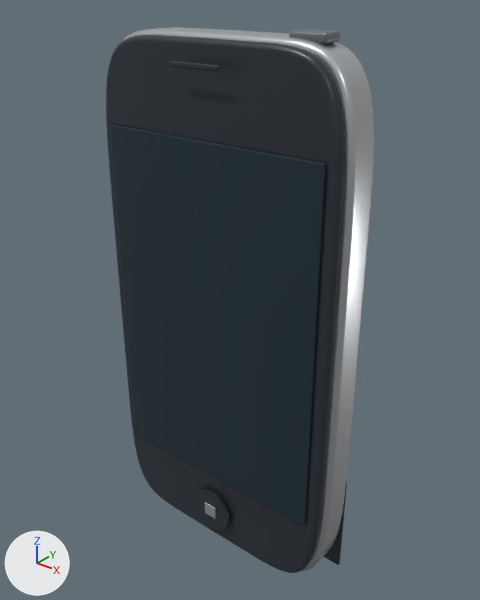
What one commit did to the glTF model dist/models/iphone-collection.glb.
One viewpoint serves both versions: a 50 mm camera at (2.88, -3.47, 2.36) aimed at (0.04, 0.08, 0.16). The lights are fixed; the arrows at lower left show +X, +Y and +Z. The picture after the commit comes second. Where no turn or scale is listed for an object, it has been applied to the vertices. Vertices at exactly the same position are counted once.

Names of what the first picture shows: 'Aluminium_rear', 'Black_antenna_cover', 'Black_glass_front', 'Display_glass', 'Home_symbol', 'Power', 'Round_Home_key' and 1 more.
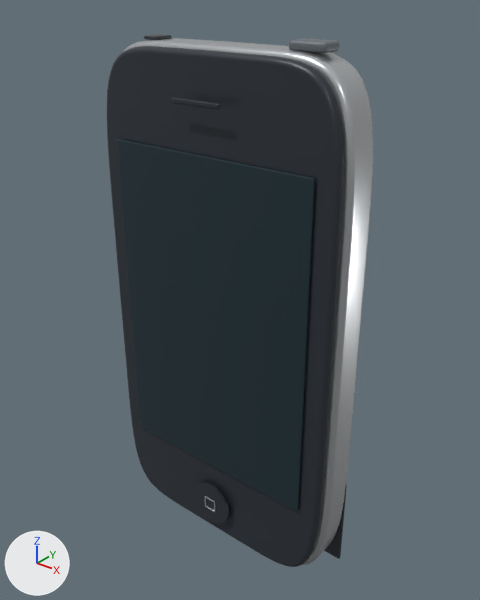
Not visible in the pictures: 'Home_outline.003'.

Location of each change, [x1, y1, x2, y2] in pixels of the pictures (480 x 600 px):
'Display_glass', rescaled (8% narrower, 7% shorter): before [110, 124, 326, 525]; after [117, 139, 315, 512]
'Black_glass_front', rescaled: before [106, 35, 344, 573]; after [107, 46, 343, 567]
'Aluminium_rear', rescaled: before [123, 27, 374, 571]; after [123, 38, 373, 565]
'Power', moved: before [289, 29, 340, 44]; after [289, 38, 339, 53]
'Black_antenna_cover', moved: before [323, 481, 347, 565]; after [324, 485, 347, 559]
'iPhone_headphone_port', added: after [144, 34, 171, 40]
'Home_symbol', deleted: before [205, 502, 216, 519]
'Home_outline.001', added: after [205, 506, 214, 512]

What changed in the scene script:
```text
Change me_aluminium_rear:
    used by ob_aluminium_rear; location = (0.0, 0.0, 0.0)
    remove me_aluminium_rear.from_pydata(...)  # 512 vertices, 1020 faces; spans x -1.05..1.05, y -0.14..0.14, z -2.05..2.05
    add me_aluminium_rear.from_pydata(...)  # 512 vertices, 1020 faces; spans x -1.05..1.05, y -0.14..0.14, z -1.98..1.98
    me_aluminium_rear part 1: the whole mesh is scaled about its middle by (1, 1, 0.965)
Change me_black_glass_front:
    used by ob_black_glass_front; location = (0.0, -0.18, 0.0)
    remove me_black_glass_front.from_pydata(...)  # 448 vertices, 892 faces; spans x -1.01..1.01, y -0.04..0.04, z -2.02..2.02
    add me_black_glass_front.from_pydata(...)  # 448 vertices, 892 faces; spans x -1.01..1.01, y -0.04..0.04, z -1.95..1.95
    me_black_glass_front part 2: the whole mesh is scaled about its middle by (1, 1, 0.965)
Change me_cube_247:
    used by ob_display_glass; location = (0.0, -0.235, 0.03)
    remove me_cube_247.from_pydata(...)  # 96 vertices, 188 faces; spans x -0.92..0.92, y -0.01..0.01, z -1.37..1.37
    add me_cube_247.from_pydata(...)  # 96 vertices, 188 faces; spans x -0.85..0.85, y -0.01..0.01, z -1.27..1.27
    me_cube_247 part 3: the whole mesh is scaled about its middle by (0.927, 1, 0.929)
Add me_cube_262:
    me_cube_262.from_pydata(...)  # 96 vertices, 188 faces; spans x -0.065..0.065, y -0.075..0.075, z -0.012..0.012
    me_cube_262.materials.append(mat_graphite_plastic_009)  # dark grey #2c3239
Add me_cube_257:
    me_cube_257.from_pydata(...)  # 96 vertices, 188 faces; spans x -0.006..0.006, y -0.004..0.004, z -0.0525..0.0525
    me_cube_257.materials.append(mat_brushed_alloy_009)  # light grey #c7cacd
Add me_cube_255:
    me_cube_255.from_pydata(...)  # 96 vertices, 188 faces; spans x -0.0525..0.0525, y -0.004..0.004, z -0.006..0.006
    me_cube_255.materials.append(mat_brushed_alloy_009)  # light grey #c7cacd
Change ob_power:
    ob_power.location: (0.65, 0.0, 2.05) -> (0.65, 0.0, 2.0)
Remove ob_home_symbol:
    ob_home_symbol = bpy.data.objects.new('Home_symbol', me_cube_250)
    ob_home_symbol.location = (0.0, -0.275, -1.7)
Change ob_black_antenna_cover:
    ob_black_antenna_cover.location: (0.0, 0.17, -1.58) -> (0.0, 0.17, -1.56)
Add ob_iphone_headphone_port:
    ob_iphone_headphone_port = bpy.data.objects.new('iPhone_headphone_port', me_cube_262)
    ob_iphone_headphone_port.location = (-0.62, 0.0, 1.986)
Add ob_home_outline_003:
    ob_home_outline_003 = bpy.data.objects.new('Home_outline.003', me_cube_257)
    ob_home_outline_003.location = (0.052, -0.275, -1.63)
Add ob_home_outline_001:
    ob_home_outline_001 = bpy.data.objects.new('Home_outline.001', me_cube_255)
    ob_home_outline_001.location = (0.0, -0.275, -1.682)
```
